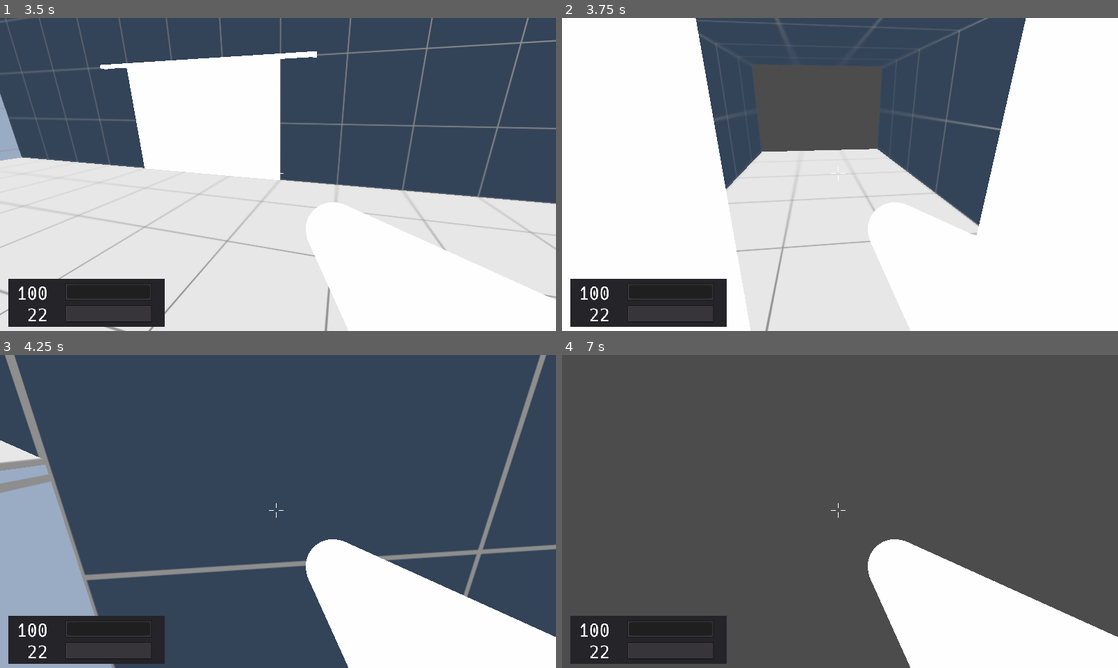
Above: before the commit, frames 1-4 (two rows, left to right).
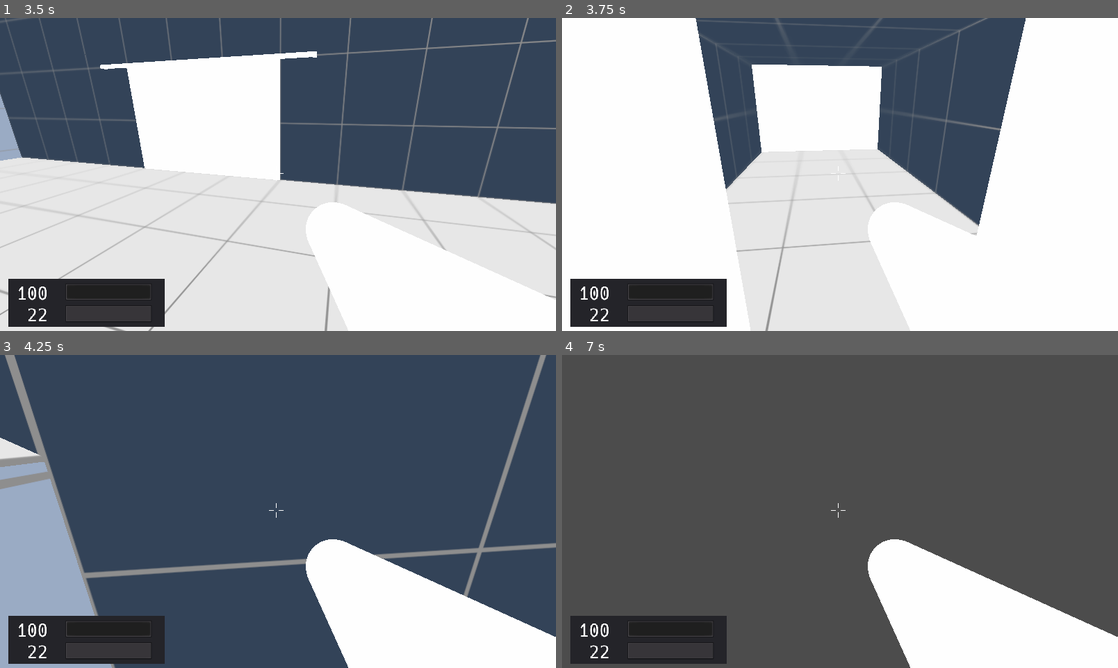
Above: after the commit, the same moments.

Repository: duckinator/keress
Game: Godot game, scene res://menus/MainMenu.tscn
The game is run twice, just before and just after one commit, with the same random seed, the same clock (stepped at 60 frames per second) and the same inputs.
Inputs (mouse positions are in pixels of both pictures, inside the frame that each line leads up to):
- Up to frame 1 (3.5 s): click "New Game" at 0.5 s; tap Enter at 1.25 s; move the mouse to (272, 180) at 1.27 s; press the mouse at (272, 180) at 1.28 s; hold W (movement_forward) from 1.28 s (still down); tap Space (movement_jump) at 1.52, 2.27 s; move the mouse to (316, 177) at 2.02 s; release the mouse at (316, 177) at 2.03 s; right-click (316, 177) at 2.1 s; move the mouse to (233, 171) at 2.77 s; tap Tab (quick_switch_item) at 2.85 s
- Up to frame 2 (3.75 s): move the mouse to (845, 174) at 3.52 s; release W (movement_forward) at 3.53 s; hold A (movement_left) from 3.53 s (still down); tap 1 at 3.6 s
- Up to frame 3 (4.25 s): keep holding A (movement_left); tap Space (movement_jump) at 3.77 s
- Up to frame 4 (7 s): move the mouse to (817, 505) at 4.27 s; release A (movement_left) at 4.28 s; hold 2 4.28-5.03 s; hold W (movement_forward) 4.28-6.53 s; tap Space (movement_jump) at 4.52, 5, 5.27, 6.5, 6.77 s; move the mouse to (867, 511) at 5.02 s; tap 3 at 5.1 s; tap Enter at 5.75 s; move the mouse to (812, 511) at 5.77 s; hold 4 5.78-6.53 s; move the mouse to (851, 505) at 6.52 s; hold D (movement_right) from 6.53 s (still down); click (851, 505) at 6.6 s

Frame 1 is identical in both runs. In frame 2, 6.0% of the frame differs, in the area x 34-58%, y 14-43%; in frame 3, 1.6%; in frame 4, less than 0.1%.

Commit message:
Handle level transitions.

Diff:
--- a/src/environment/door/Door.gd
+++ b/src/environment/door/Door.gd
@@ -5,6 +5,7 @@
 var state = CLOSED
 export var is_exit = false
 export var locked = false
+export var default_exit_behavior = true
 
 var left
 var right
@@ -66,3 +67,7 @@
 
 func through():
 	get_tree().current_scene.through_door(self)
+
+	if default_exit_behavior and self == get_parent().get_node("Exit_Door"):
+		Console.log("Went through exit door - going to next level.")
+		Game.next_level()
--- a/src/levels/Level_001.gd
+++ b/src/levels/Level_001.gd
@@ -12,10 +12,10 @@
 	return len(mobs) == 0
 
 func opening_door(door):
-	print("Opening door: " + door.name)
+	Console.log("Opening door: " + door.name)
 
 func closing_door(door):
-	print("Closing door: " + door.name)
+	Console.log("Closing door: " + door.name)
 
 func through_door(door):
-	print("Through door: " + door.name)
+	Console.log("Went through door: " + str(door))
--- a/src/levels/Level_001.tscn
+++ b/src/levels/Level_001.tscn
@@ -313,5 +313,9 @@
 transform = Transform( -4.37114e-08, 0, 1, 0, 1, 0, -1, 0, -4.37114e-08, 0, 4.1, -165 )
 is_exit = true
 
+[node name="Transition_Door" parent="." instance=ExtResource( 6 )]
+transform = Transform( -4.37114e-08, 0, -1, 0, 1, 0, 1, 0, -4.37114e-08, 0, 4.1, -185 )
+locked = true
+
 [node name="Transition_001" parent="." instance=ExtResource( 7 )]
 transform = Transform( 1, 0, 0, 0, 1, 0, 0, 0, 1, 0, 0, -175 )
